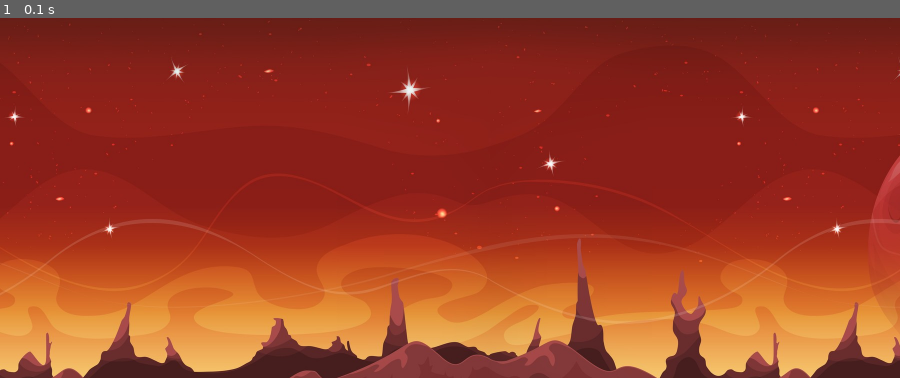
Above: before the commit, frame 1.
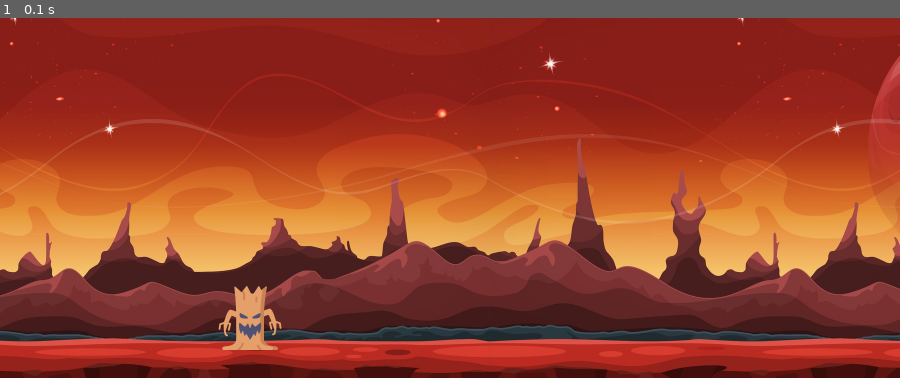
Above: after the commit, the same moment.

Repository: Ketzatl/Projet_Python_Pygame_JeuCometes
Game: pygame game, started from main.py
Two runs of this game, one before a commit and one after it. Both use one fixed random seed, a clock stepped at 60 frames per second and the inputs below.
Inputs:
- Up to frame 1 (0.1 s): no input

The runs differ from the first frame. In frame 1, 73% of the frame differs, in the area x 0-100%, y 0-100%.

Commit message:
-Création et positionnement du personnage (joueur).

Diff:
--- a/main.py
+++ b/main.py
@@ -1,14 +1,43 @@
 import pygame
 pygame.init()
 
-## ---------- Création de la fenêtre de jeu ------------------
+
+# ---------- Création de la classe "Game" ------------------
+
+class Game:
+
+    def __init__(self):
+# -------- Générer notre joueur lors d'une nouvelle partie
+        self.player = Player()
+
+# ---------- Création de la classe "Player" ------------------
+
+class Player(pygame.sprite.Sprite):
+
+    def __init__(self):
+        super().__init__()
+        self.health = 100
+        self.max_health = 100
+        self.attack = 10
+        self.velocity = 5
+        self.image = pygame.image.load('assets/player.png')
+        self.rect = self.image.get_rect()
+        self.rect.x = 400
+        self.rect.y = 500
+
+
+# ---------- Création de la fenêtre de jeu ------------------
 
 pygame.display.set_caption("Comet fall Game")
 screen = pygame.display.set_mode((1800, 720))
 
-## ---------- Importer et charger background du jeu ------------------
+# ---------- Importer et charger background du jeu ------------------
 
 background = pygame.image.load('assets/bg.jpg')
+
+# ---------- Importer et charger background du jeu ------------------
+
+game = Game()
 
 
 running = True
@@ -16,14 +45,19 @@
 while running:
 
     # appliquer l'arrière plan du jeu --------
-    screen.blit(background, (0, 0))
+    screen.blit(background, (0, -200))
+
+    # appliquer l'image du joueur -------- (par dessus le background)
+    screen.blit(game.player.image, game.player.rect)
+
+
 
     # mettre à jour l'écran
     pygame.display.flip()
 
-    ## verification si le joueur ferme cette fenêtre
+    # verification si le joueur ferme cette fenêtre
     for event in pygame.event.get():
-        ## verification si l'event est : fermeture de fenêtre
+        # verification si l'event est : fermeture de fenêtre
         if event.type == pygame.QUIT:
             running = False
             pygame.quit()
